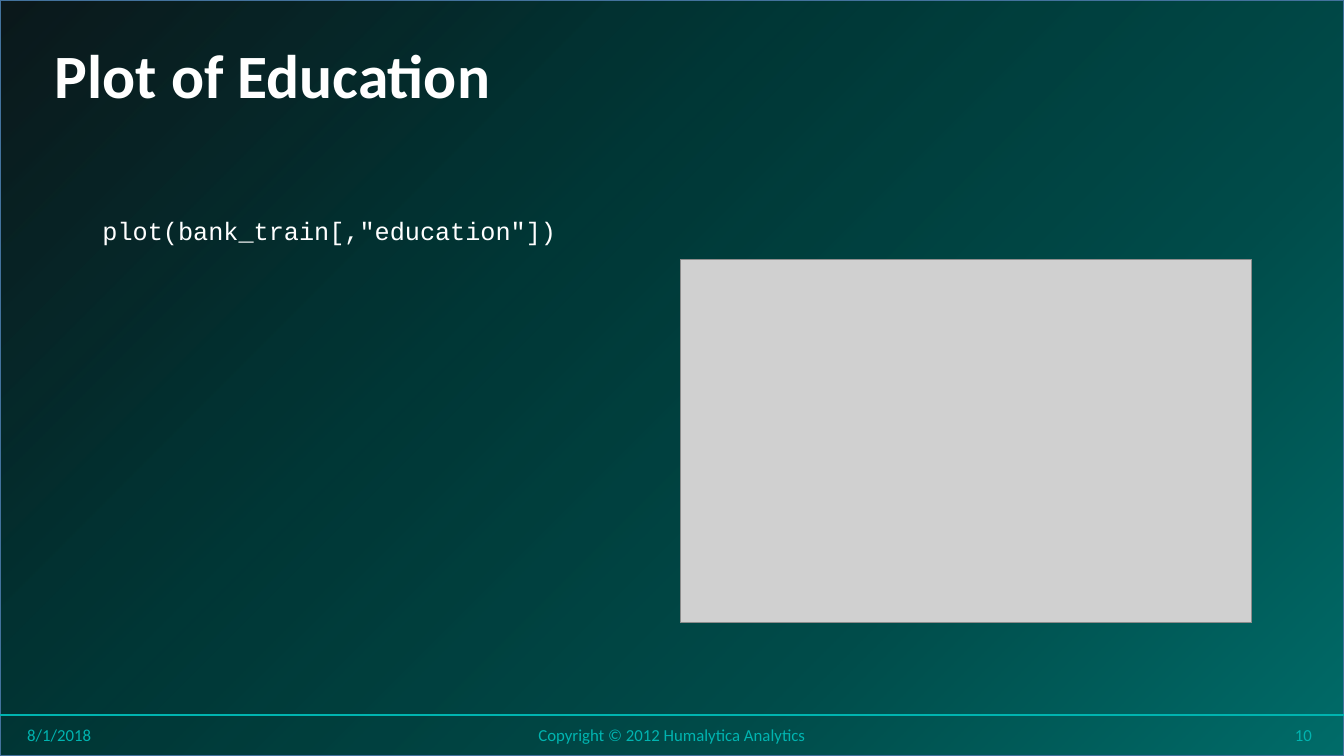
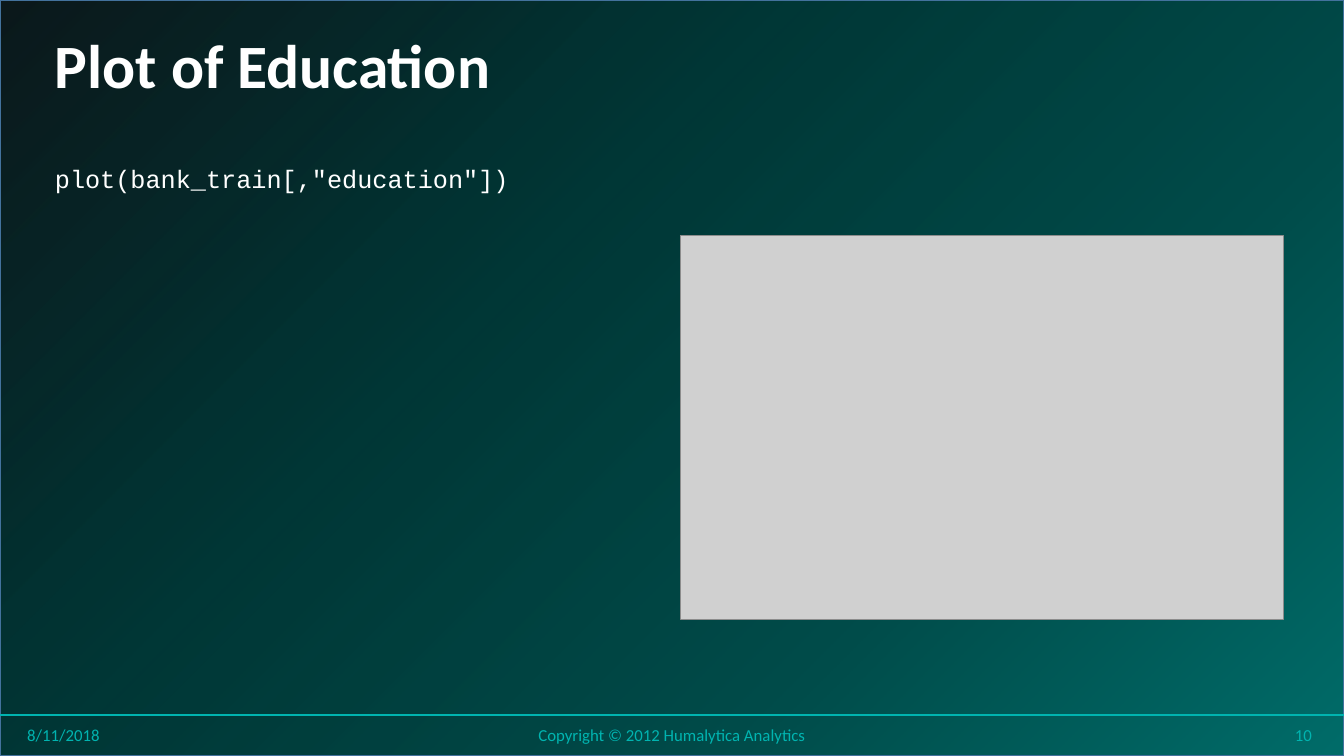
Before and after one commit to stricje1/VIT_University, a slide deck: slide 10 of Data_Analytics_2018/PPT/Lesson 15 - Data Analytics - Logistic Regression.pptx. Drawn at 1344x756 pixels with LibreOffice and Linux fonts; fonts in the diff are those of the drawing; grey boxes stand for pictures; background and template pictures are left out. Boxes give left, top, right and bottom in pixels: in the first picture for what was removed or moved away, otherwise in the second. Text is boxed around its words. In the diff, an @@ line names an element or a change of style, - is before the commit and + after.

```diff
--- a/Data_Analytics_2018/PPT/Lesson 15 - Data Analytics - Logistic Regression.pptx
+++ b/Data_Analytics_2018/PPT/Lesson 15 - Data Analytics - Logistic Regression.pptx
@@ title "Plot of Education": place and size @@
-title "Plot of Education" at <box>55,54,491,99</box>
+title "Plot of Education" at <box>55,44,491,89</box>
@@ text "plot(bank_train[,"education"])": place and size @@
-text "plot(bank_train[,"education"])" at <box>102,222,556,246</box>
+text "plot(bank_train[,"education"])" at <box>55,170,509,194</box>
@@ picture: place and size @@
-picture at <box>681,259,1252,623</box>
+picture at <box>681,236,1284,620</box>
@@ text at <box>27,729,99,742</box>: text changed @@
-8/1/2018
+8/11/2018
```
Also in this commit, not shown: 47 other slides changed, 12 other files.
